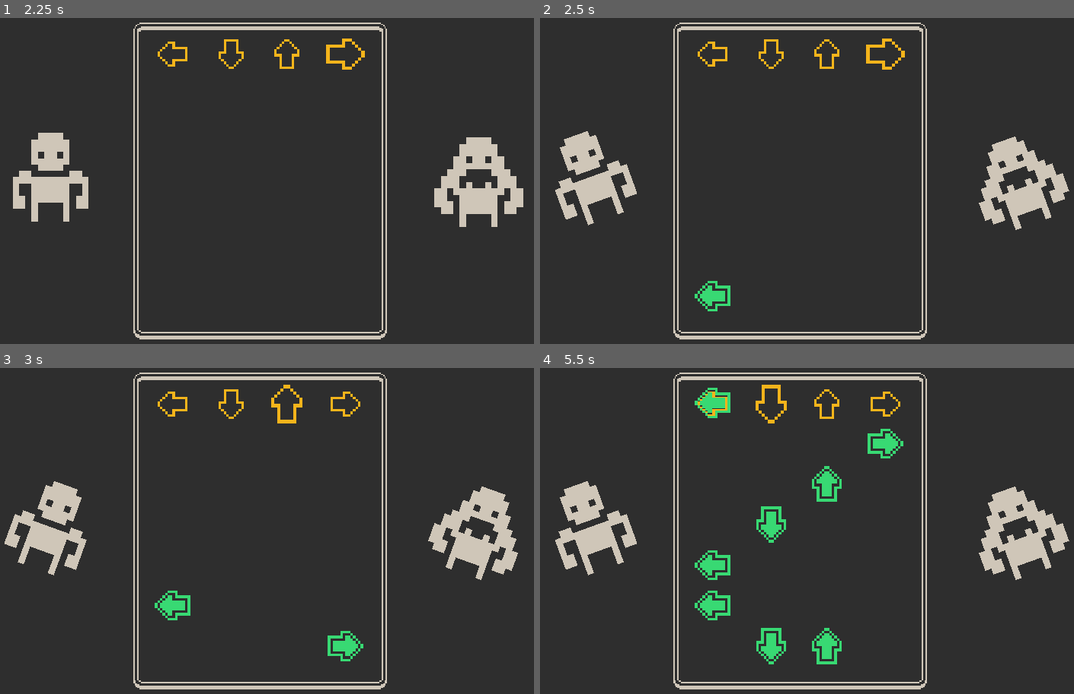
Above: before the commit, frames 1-4 (two rows, left to right).
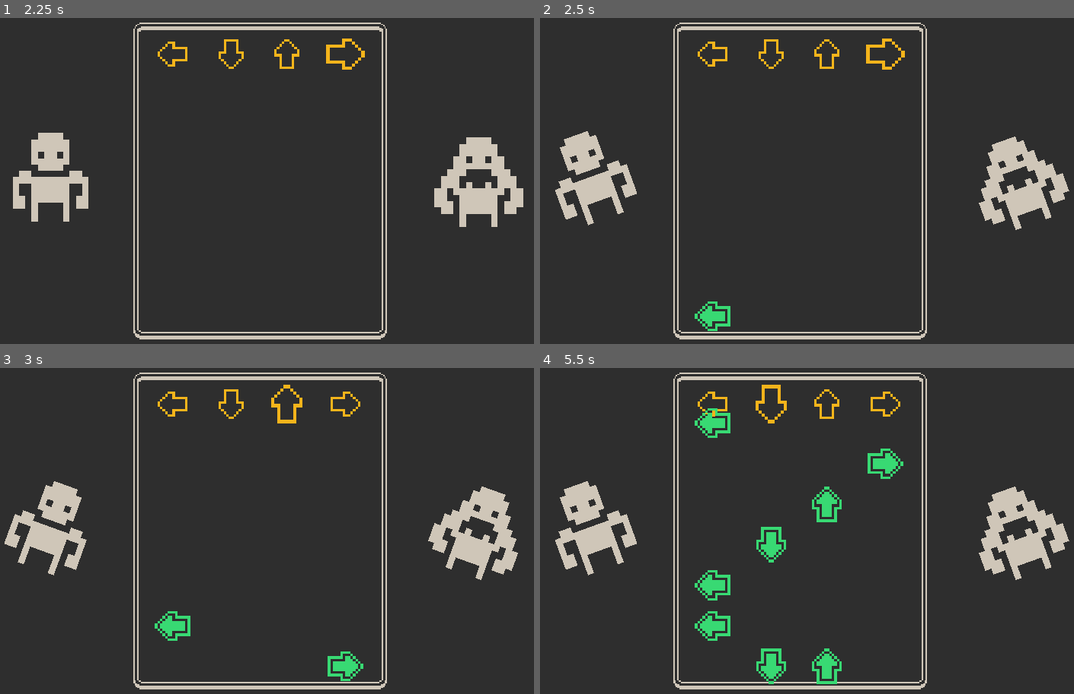
Above: after the commit, the same moments.

Repository: BasicLich/mizjam1-8
Game: Godot game, scene res://rhythm_game.tscn
Same seed, same stepped clock (60 frames per second), same inputs: the game is played once before the commit and once after it. This scene is started directly instead of the project's main scene.
Inputs (mouse positions are in pixels of both pictures, inside the frame that each line leads up to):
- Up to frame 1 (2.25 s): tap Enter at 0.5, 2 s; move the mouse to (400, 164) at 0.52 s; hold Right (ui_right) 0.53-1.28 s; tap Space at 1.25 s; move the mouse to (144, 200) at 1.27 s; hold Down (ui_down) 1.28-2.03 s; move the mouse to (325, 106) at 2.02 s; hold Right (ui_right) from 2.03 s (still down)
- Up to frame 2 (2.5 s): keep holding Right (ui_right)
- Up to frame 3 (3 s): move the mouse to (234, 599) at 2.77 s; release Right (ui_right) at 2.78 s; hold Up (ui_up) from 2.78 s (still down)
- Up to frame 4 (5.5 s): move the mouse to (988, 583) at 3.52 s; release Up (ui_up) at 3.53 s; hold Left (ui_left) 3.53-5.03 s; move the mouse to (625, 482) at 4.27 s; move the mouse to (839, 531) at 5.02 s; hold Down (ui_down) from 5.03 s (still down)

Frame 1 is identical in both runs. In frame 2, 0.6% of the frame differs, in the area x 28-36%, y 80-97%; in frame 3, 1.2%; in frame 4, 4.3%, in the area x 28-69%, y 6-97%.

Commit message:
Add beat sounds, clean up some logic
Beats now play during the rhythym mode to help with keeping the tempo.
There is also now a "lose" condition if you miss more than 50% of the
beats during a round.

Diff:
--- a/ending.tscn
+++ b/ending.tscn
@@ -16,6 +16,10 @@
 [sub_resource type="AtlasTexture" id=3]
 atlas = ExtResource( 3 )
 region = Rect2( 0, 0, 68, 12 )
+
+[sub_resource type="AtlasTexture" id=10]
+atlas = ExtResource( 3 )
+region = Rect2( 1, 155, 88, 10 )
 
 [sub_resource type="AtlasTexture" id=4]
 atlas = ExtResource( 3 )
@@ -50,14 +54,22 @@
 texture = SubResource( 1 )
 
 [node name="dog" type="Sprite" parent="."]
+visible = false
 position = Vector2( 264, 76 )
 scale = Vector2( 2, 2 )
 texture = SubResource( 2 )
 
 [node name="you_win" type="Sprite" parent="."]
+visible = false
 position = Vector2( 243, 42 )
 scale = Vector2( 2, 2 )
 texture = SubResource( 3 )
+
+[node name="game_over" type="Sprite" parent="."]
+visible = false
+position = Vector2( 243, 42 )
+scale = Vector2( 2, 2 )
+texture = SubResource( 10 )
 
 [node name="bones_collected" type="Sprite" parent="."]
 position = Vector2( 243, 122 )
--- a/rhythm_game.tscn
+++ b/rhythm_game.tscn
@@ -7,20 +7,22 @@
 [ext_resource path="res://scripts/rhythm_game.gd" type="Script" id=5]
 [ext_resource path="res://assets/messages.png" type="Texture" id=6]
 [ext_resource path="res://assets/fonts/connection_ii/ConnectionII.tres" type="DynamicFont" id=7]
-
-[sub_resource type="AtlasTexture" id=1]
+[ext_resource path="res://assets/audio/sfx/Kick Bitkits 01 3.wav" type="AudioStream" id=8]
+[ext_resource path="res://assets/audio/sfx/Snare Bitkits 03.wav" type="AudioStream" id=9]
+
+[sub_resource type="AtlasTexture" id=15]
 atlas = ExtResource( 2 )
 region = Rect2( 400, 0, 16, 16 )
 
-[sub_resource type="AtlasTexture" id=2]
+[sub_resource type="AtlasTexture" id=16]
 atlas = ExtResource( 2 )
 region = Rect2( 448, 96, 16, 16 )
 
-[sub_resource type="AtlasTexture" id=3]
+[sub_resource type="AtlasTexture" id=17]
 atlas = ExtResource( 2 )
 region = Rect2( 496, 320, 16, 16 )
 
-[sub_resource type="AtlasTexture" id=4]
+[sub_resource type="AtlasTexture" id=18]
 atlas = ExtResource( 2 )
 region = Rect2( 464, 320, 16, 16 )
 
@@ -66,6 +68,14 @@
 
 [node name="rhythm_game" type="Node2D"]
 script = ExtResource( 5 )
+
+[node name="kick" type="AudioStreamPlayer" parent="."]
+stream = ExtResource( 8 )
+volume_db = -5.0
+
+[node name="snare" type="AudioStreamPlayer" parent="."]
+stream = ExtResource( 9 )
+volume_db = -5.0
 
 [node name="window_border" type="Sprite" parent="."]
 position = Vector2( 235, 134 )
@@ -106,7 +116,7 @@
 texture = SubResource( 6 )
 
 [node name="rhythm_controller" type="Node2D" parent="."]
-position = Vector2( 234, 226 )
+position = Vector2( 234, 242 )
 script = ExtResource( 4 )
 
 [node name="left_arrow" type="Sprite" parent="rhythm_controller"]
--- a/scripts/arrow_controller.gd
+++ b/scripts/arrow_controller.gd
@@ -12,8 +12,8 @@
 var SCALE_SPEED = 20
 
 # maximum distance a moving arrow will be counted as a "hit"
-var ARROW_DIST_PERFECT:float = 1.0
-var ARROW_DIST_GREAT:float = 1.6
+var ARROW_DIST_PERFECT:float = 1.2
+var ARROW_DIST_GREAT:float = 1.8
 var ARROW_DIST_GOOD:float = 5.0
 var ARROW_DIST_MISS:float = 20.0
 
@@ -56,30 +56,36 @@
 
 func _input(event):
 	var hits = []
+	var last_hit = null
 
 	if event.is_action_pressed("ui_up"):
 		var ups = rhythm_controller.arrows["up"]
-		var hit = handle_arrow_hit(up_arrow.global_position, ups)
-		if hit:
-			hits.append(hit)
+		last_hit = handle_arrow_hit(up_arrow.global_position, ups)
+		if last_hit:
+			hits.append(last_hit)
 
 	if event.is_action_pressed("ui_down"):
 		var downs = rhythm_controller.arrows["down"]
-		var hit = handle_arrow_hit(down_arrow.global_position, downs)
-		if hit:
-			hits.append(hit)
+		last_hit = handle_arrow_hit(down_arrow.global_position, downs)
+		if last_hit:
+			hits.append(last_hit)
 
 	if event.is_action_pressed("ui_right"):
 		var rights = rhythm_controller.arrows["right"]
-		var hit = handle_arrow_hit(right_arrow.global_position, rights)
-		if hit:
-			hits.append(hit)
+		last_hit = handle_arrow_hit(right_arrow.global_position, rights)
+		if last_hit:
+			hits.append(last_hit)
 
 	if event.is_action_pressed("ui_left"):
 		var lefts = rhythm_controller.arrows["left"]
-		var hit = handle_arrow_hit(left_arrow.global_position, lefts)
-		if hit:
-			hits.append(hit)
+		last_hit = handle_arrow_hit(left_arrow.global_position, lefts)
+		if last_hit:
+			hits.append(last_hit)
+
+	# only create a flash message for the last hit, so multiple messages don't overlap
+	# it's a lazy but easy solution
+	if last_hit:
+		create_flash_message(last_hit)
 
 	# increment the score for each hit type
 	for h in hits:
@@ -92,27 +98,29 @@
 
 		if dist <= ARROW_DIST_PERFECT:
 			hit = Hit.PERFECT
-			var msg = flash_message.instance()
-			msg.type = "perfect"
-			get_parent().add_child(msg)
 		elif dist <= ARROW_DIST_GREAT:
 			hit = Hit.GREAT
-			var msg = flash_message.instance()
-			msg.type = "great"
-			get_parent().add_child(msg)
 		elif dist <= ARROW_DIST_GOOD:
 			hit = Hit.GOOD
-			var msg = flash_message.instance()
-			msg.type = "good"
-			get_parent().add_child(msg)
 		elif dist <= ARROW_DIST_MISS:
 			hit = Hit.MISS
-			var msg = flash_message.instance()
-			msg.type = "miss"
-			get_parent().add_child(msg)
 
 		if hit:
 			a.queue_free()
 			arrows.erase(a)
 
+		# there should only ever be one hit per column at a time
+		# don't need to keep looping
 		return hit
+
+func create_flash_message(hit):
+	var msg = flash_message.instance()
+	if hit == Hit.PERFECT:
+		msg.type = "perfect"
+	elif hit == Hit.GREAT:
+		msg.type = "great"
+	elif hit == Hit.GOOD:
+		msg.type = "good"
+	elif hit == Hit.MISS:
+		msg.type = "miss"
+	get_parent().add_child(msg)
--- a/scripts/ending.gd
+++ b/scripts/ending.gd
@@ -1,6 +1,12 @@
 extends Node2D
 
 func _ready():
+	if global.lose:
+		$game_over.visible = true
+	else:
+		$you_win.visible = true
+		$dog.visible = true
+
 	get_node("bones_collected/Label").text = str(global.bones_collected)
 	get_node("beats/perfect/Label").text = str(global.total_perfects)
 	get_node("beats/great/Label").text = str(global.total_greats)
--- a/scripts/game.gd
+++ b/scripts/game.gd
@@ -14,7 +14,6 @@
 
 	# temporarily remove the world scene from the tree
 	var world = get_node("world")
-	#world.get_node("music").stop()
 	remove_child(world)
 	global.world_scene = world
 
@@ -26,7 +25,9 @@
 	remove_child(rhythm_inst)
 	var world = global.world_scene
 	add_child(world)
-	#world.get_node("music").start()
 
 	global.world_scene = null
 	rhythm_inst.queue_free()
+
+	if global.lose:
+		get_tree().change_scene("res://ending.tscn")
--- a/scripts/global.gd
+++ b/scripts/global.gd
@@ -9,3 +9,4 @@
 var total_misses = 0
 
 var world_scene = null
+var lose = false
--- a/scripts/rhythm_controller.gd
+++ b/scripts/rhythm_controller.gd
@@ -1,6 +1,6 @@
 extends Node2D
 
-var TOP_EDGE = -200
+var TOP_EDGE = -216
 var ARROW_HEIGHT = 32.0
 
 var MOVES = {
@@ -38,6 +38,7 @@
 var pixel_per_sec
 var delay_timer
 var tempo_timer
+var tick = 0
 var scores
 var ended = false
 var course_arrows = []
@@ -53,6 +54,8 @@
 onready var char_left = get_parent().get_node("char_left")
 onready var char_right = get_parent().get_node("char_right")
 onready var dance_chars = [char_left, char_right]
+onready var kick_sound = get_parent().get_node("kick")
+onready var snare_sound = get_parent().get_node("snare")
 
 signal rhythm_complete(rhythm_inst)
 
@@ -118,7 +121,6 @@
 
 
 func start_course():
-	print("COURSE STARTED")
 	remove_child(delay_timer)
 	tempo_timer.start()
 
@@ -140,7 +142,10 @@
 
 
 func end_course():
-	print("COURSE ENDED")
+	# check if misses > 50% of beats
+	if scores[Hit.MISS] > (scores[Hit.PERFECT] + scores[Hit.GREAT] + scores[Hit.GOOD]):
+		global.lose = true
+
 	call_deferred("emit_signal", "rhythm_complete", get_parent())
 
 
@@ -152,6 +157,12 @@
 			c.set_rotation_degrees(20)
 		else:
 			c.set_rotation_degrees(-20)
+
+	if (tick % 2) == 0:
+		kick_sound.play()
+	else:
+		snare_sound.play()
+	tick += 1
 
 	if len(course_arrows) == 0:
 		return
Not shown, added: assets/audio/sfx/Kick Bitkits 01 3.wav.import
Not shown, added: assets/audio/sfx/Snare Bitkits 03.wav.import
Binary file changed: assets/messages.png
Not shown, changed: devlog_notes.txt
Not shown: 1 places in ending.tscn that only renumber resources
Not shown: 3 places in rhythm_game.tscn that only renumber resources
Not shown, added: README.md
Not shown, added: assets/audio/sfx/Kick Bitkits 01 3.wav
Not shown, added: assets/audio/sfx/Snare Bitkits 03.wav
